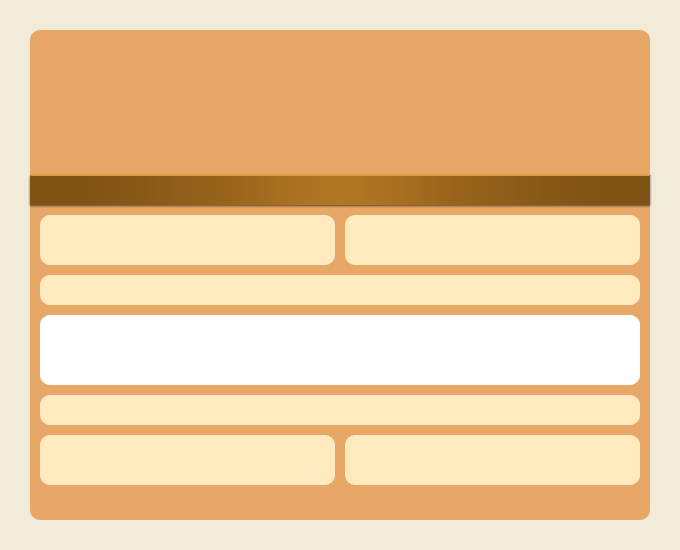
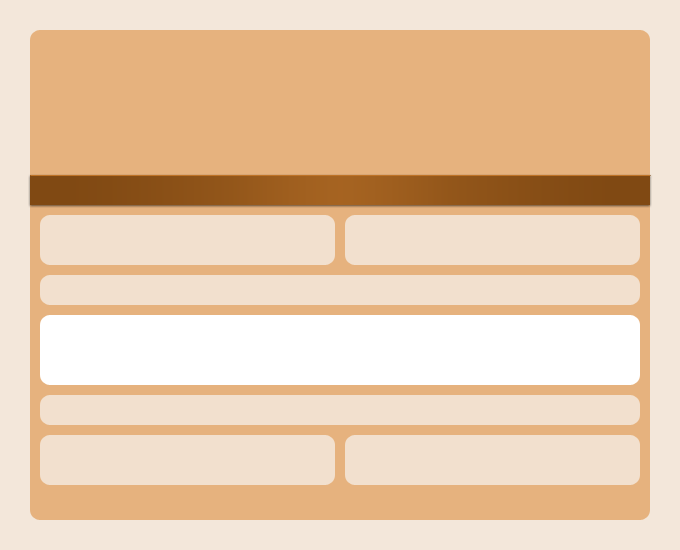
Layered file, before and after one edit (680×550). Changes by layer:
painted on "navbar stroke" over [30, 175, 650, 176]
painted on "header / footer widgets" over [40, 215, 640, 485]
painted on "canvas" over [30, 30, 650, 520]
painted on "Background" over [0, 0, 680, 550]
